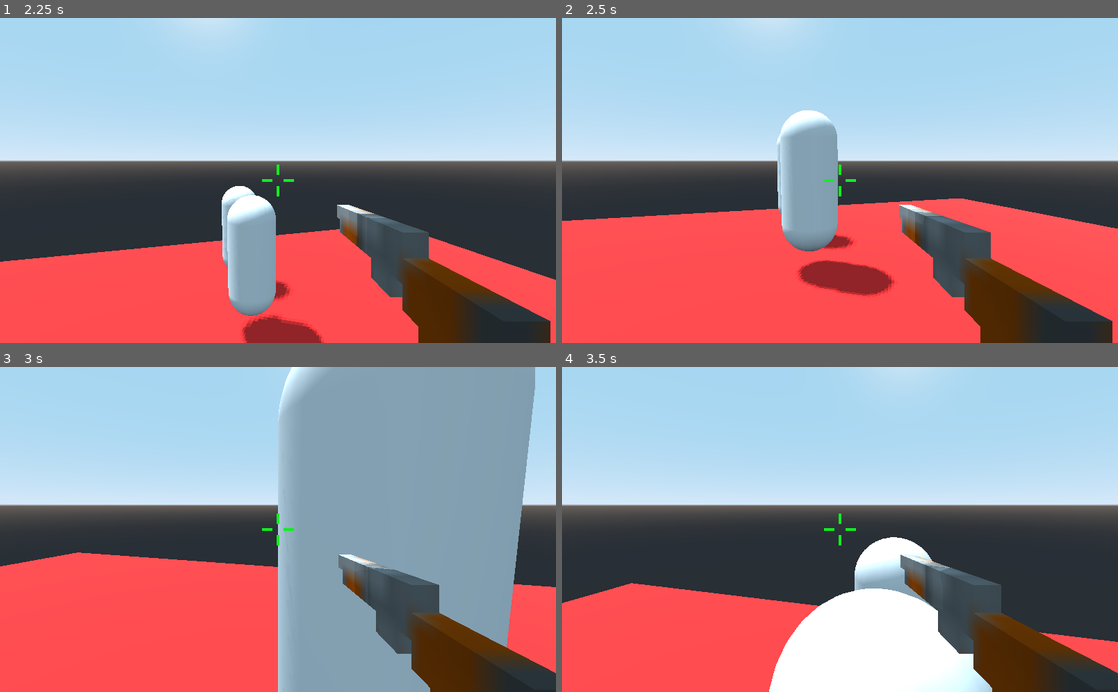
Above: before the commit, frames 1-4 (two rows, left to right).
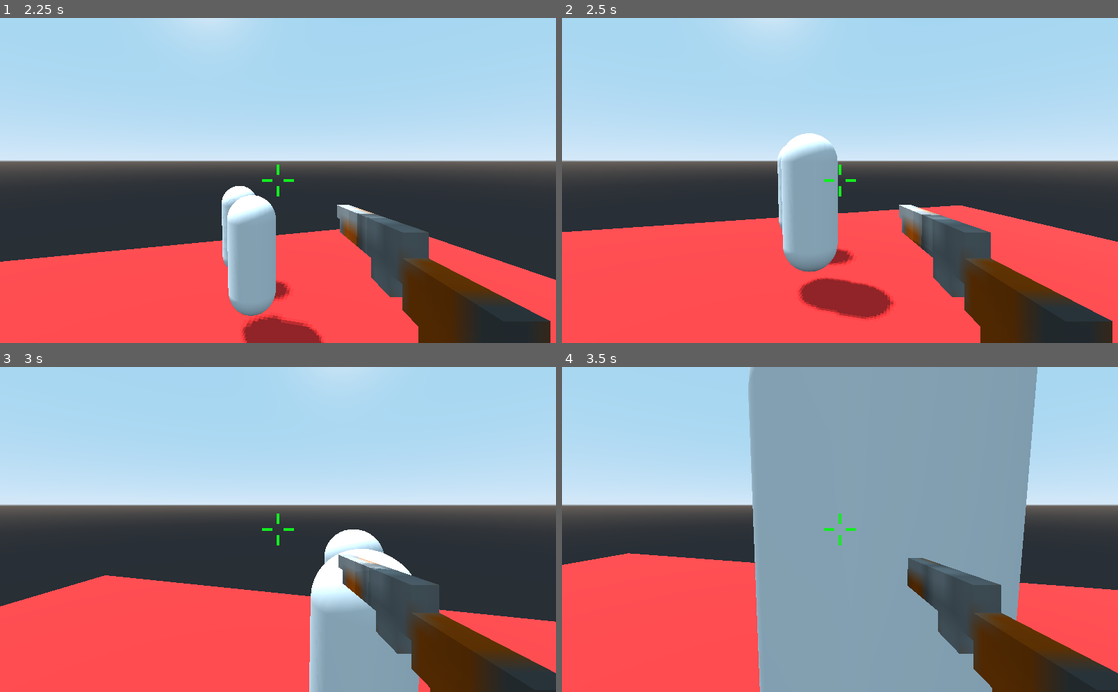
Above: after the commit, the same moments.

Repository: Joakimt04/Mannen-Offensive
Game: Godot game, scene res://Scenes/Testing/networkingtest.tscn
Same seed, same stepped clock (60 frames per second), same inputs: the game is played once before the commit and once after it. This scene is started directly instead of the project's main scene.
Inputs (mouse positions are in pixels of both pictures, inside the frame that each line leads up to):
- Up to frame 1 (2.25 s): click (278, 144) at 0.52 s; type "12" at 0.6 s; click "Host" at 1.25 s; tap Enter at 2 s; move the mouse to (305, 180) at 2.02 s; hold W (move_forward) from 2.03 s (still down); hold Space (jump) from 2.03 s (still down)
- Up to frame 2 (2.5 s): keep holding W (move_forward); keep holding Space (jump)
- Up to frame 3 (3 s): keep holding W (move_forward); move the mouse to (250, 529) at 2.77 s; release Space (jump) at 2.78 s; click (250, 529) at 2.85 s
- Up to frame 4 (3.5 s): keep holding W (move_forward); tap Space (jump) at 3.02, 3.05, 3.32 s

Frame 1 is identical in both runs. In frame 2, 6.9% of the frame differs, in the area x 0-100%, y 28-93%; in frame 3, 38%; in frame 4, 51%, in the area x 0-100%, y 0-100%.

Commit message:
Updated the jumping function

Diff:
--- a/Scripts/Player/Player.gd
+++ b/Scripts/Player/Player.gd
@@ -90,7 +90,7 @@
 			accel = ACCEL_AIR
 			gravity_vec += Vector3.DOWN * gravity * delta
 
-		if Input.is_action_just_pressed("jump") and is_on_floor():
+		if Input.is_action_pressed("jump") and is_on_floor():
 			snap = Vector3.ZERO
 			gravity_vec = Vector3.UP * jump
 
